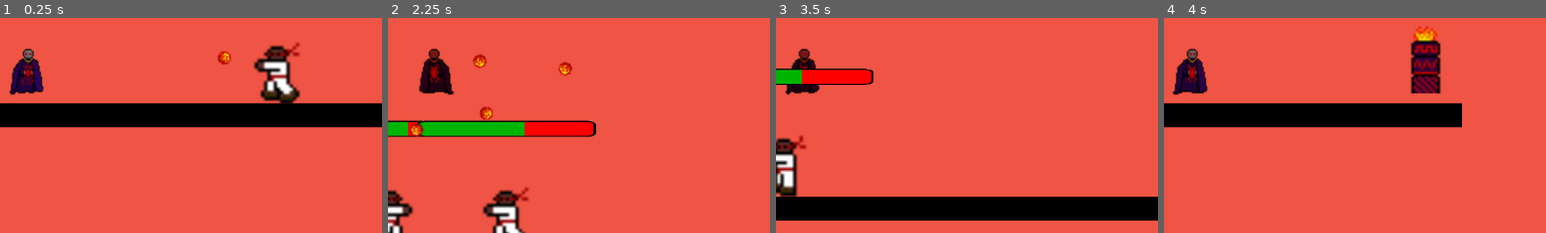
Above: before the commit, frames 1-4 (left to right).
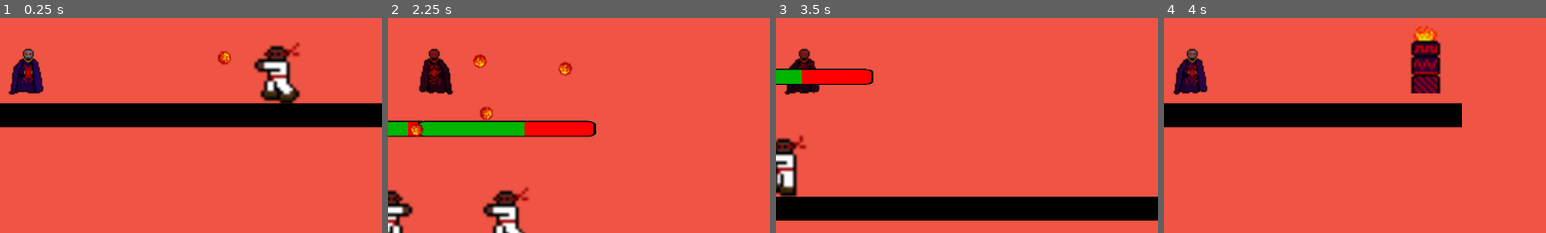
Above: after the commit, the same moments.

Repository: jsievert73/Final-Project-MSCH-220
Game: Godot game, scene res://Scene/TestFloor.tscn
Two runs of this game, one before a commit and one after it. Both use one fixed random seed, a clock stepped at 60 frames per second and the inputs below. This scene is started directly instead of the project's main scene. The engine's default icon, where the game draws it, is replaced by a stand-in: a white triangle on a blue panel in a dark square.
Inputs (mouse positions are % of the whole screen's width and height, from its top left):
- Up to frame 1 (0.25 s): no input
- Up to frame 2 (2.25 s): move the mouse to (72, 45) at 0.52 s; hold Right (ui_right) 0.53-2.03 s; click (72, 45) at 0.6 s; tap Up (ui_up) at 0.77, 1.52 s; move the mouse to (30, 55) at 1.27 s; tap Space (heal) at 1.35 s; move the mouse to (60, 28) at 2.02 s; hold Left (ui_left) from 2.03 s (still down); click (60, 28) at 2.1 s
- Up to frame 3 (3.5 s): move the mouse to (45, 70) at 2.77 s; release Left (ui_left) at 2.78 s; hold Right (ui_right) from 2.78 s (still down); tap Space (heal) at 2.85 s; tap Up (ui_up) at 3.02 s
- Up to frame 4 (4 s): keep holding Right (ui_right); move the mouse to (80, 65) at 3.52 s; click (80, 65) at 3.6 s; tap Up (ui_up) at 3.77 s
The pictures show only the part of the screen within x 45-95%, y 50-100%; the shares and areas given below are measured in that part.

The runs differ from the first frame. In frame 1, 0.3% of the frame differs, in the area x 2-12%, y 19-36%; in frame 2, 0.2%; in frame 3, 0.2%; in frame 4, 0.3%.

Commit message:
Creates Level 2

Diff:
--- a/Godot/Scene/Player.tscn
+++ b/Godot/Scene/Player.tscn
@@ -26,7 +26,7 @@
 [node name="Sprite" type="AnimatedSprite" parent="."]
 scale = Vector2( 1.5, 1.5 )
 frames = ExtResource( 2 )
-frame = 1
+frame = 3
 playing = true
 
 [node name="CollisionShape2D" type="CollisionShape2D" parent="."]
--- /dev/null
+++ b/Godot/Scenes/Level2.tscn
@@ -0,0 +1,83 @@
+[gd_scene load_steps=7 format=2]
+
+[ext_resource path="res://Scene/Player.tscn" type="PackedScene" id=1]
+[ext_resource path="res://Scene/Enemy.tscn" type="PackedScene" id=2]
+[ext_resource path="res://Scenes/Goal.tscn" type="PackedScene" id=3]
+
+[sub_resource type="RectangleShape2D" id=1]
+extents = Vector2( 642.798, 46.1492 )
+
+[sub_resource type="RectangleShape2D" id=2]
+extents = Vector2( 76.2892, 448.925 )
+
+[sub_resource type="RectangleShape2D" id=3]
+extents = Vector2( 234.525, 55.1249 )
+
+[node name="StaticBody2D" type="StaticBody2D"]
+
+[node name="Floor" type="CollisionShape2D" parent="."]
+position = Vector2( 644.801, 747.676 )
+shape = SubResource( 1 )
+__meta__ = {
+"_edit_group_": true
+}
+
+[node name="Floor" type="ColorRect" parent="Floor"]
+margin_left = -646.801
+margin_top = -35.6757
+margin_right = 654.199
+margin_bottom = 51.3243
+color = Color( 0.709804, 0.92549, 0.937255, 1 )
+
+[node name="Player" parent="." instance=ExtResource( 1 )]
+position = Vector2( 134.948, 683.431 )
+
+[node name="Enemy" parent="." instance=ExtResource( 2 )]
+position = Vector2( 309.951, 655.141 )
+
+[node name="Enemy2" parent="." instance=ExtResource( 2 )]
+position = Vector2( 778.396, 655.141 )
+
+[node name="Wall" type="CollisionShape2D" parent="."]
+editor/display_folded = true
+position = Vector2( -78.6992, 265.245 )
+shape = SubResource( 2 )
+__meta__ = {
+"_edit_group_": true
+}
+
+[node name="ColorRect" type="ColorRect" parent="Wall"]
+margin_left = -73.0
+margin_top = -458.0
+margin_right = 75.0
+margin_bottom = 457.0
+color = Color( 0.709804, 0.92549, 0.937255, 1 )
+
+[node name="Wall2" type="CollisionShape2D" parent="."]
+position = Vector2( 1963.57, 342.101 )
+shape = SubResource( 2 )
+__meta__ = {
+"_edit_group_": true
+}
+
+[node name="ColorRect" type="ColorRect" parent="Wall2"]
+margin_left = -73.0
+margin_top = -458.0
+margin_right = 75.0
+margin_bottom = 457.0
+color = Color( 0.709804, 0.92549, 0.937255, 1 )
+
+[node name="CollisionShape2D" type="CollisionShape2D" parent="."]
+editor/display_folded = true
+position = Vector2( 1662.23, 728.496 )
+shape = SubResource( 3 )
+
+[node name="Floor3" type="ColorRect" parent="CollisionShape2D"]
+margin_left = -234.042
+margin_top = -55.9847
+margin_right = 227.958
+margin_bottom = 74.0153
+color = Color( 0.709804, 0.92549, 0.937255, 1 )
+
+[node name="Goal" parent="." instance=ExtResource( 3 )]
+position = Vector2( 1821.48, 615.005 )
--- a/Godot/Scenes/Title Screen.tscn
+++ b/Godot/Scenes/Title Screen.tscn
@@ -66,7 +66,7 @@
 custom_fonts/font = SubResource( 1 )
 custom_colors/font_outline_modulate = Color( 0, 0, 0, 1 )
 custom_colors/font_color_shadow = Color( 1, 0, 0, 1 )
-custom_constants/shadow_offset_x = -2
+custom_constants/shadow_offset_x = -4
 custom_constants/shadow_offset_y = 5
 text = "Hell's Herald"
 align = 1
@@ -135,14 +135,13 @@
 position = Vector2( 17.524, 260.465 )
 scale = Vector2( 3.82812, 3.3125 )
 frames = SubResource( 4 )
-frame = 3
+frame = 1
 playing = true
 
 [node name="Goal" type="AnimatedSprite" parent="Menu/CenterRow/CenterContainer"]
 position = Vector2( 449.128, 243.954 )
 scale = Vector2( 3, 3 )
 frames = SubResource( 5 )
-frame = 2
 playing = true
 
 [node name="Label" type="Label" parent="Menu"]
@@ -151,5 +150,8 @@
 margin_bottom = 560.0
 size_flags_vertical = 3
 custom_fonts/font = SubResource( 6 )
+custom_colors/font_color_shadow = Color( 0, 0, 0, 1 )
+custom_constants/shadow_offset_x = -3
+custom_constants/shadow_offset_y = 3
 text = "Version 1.0
 Nyxit Games"
